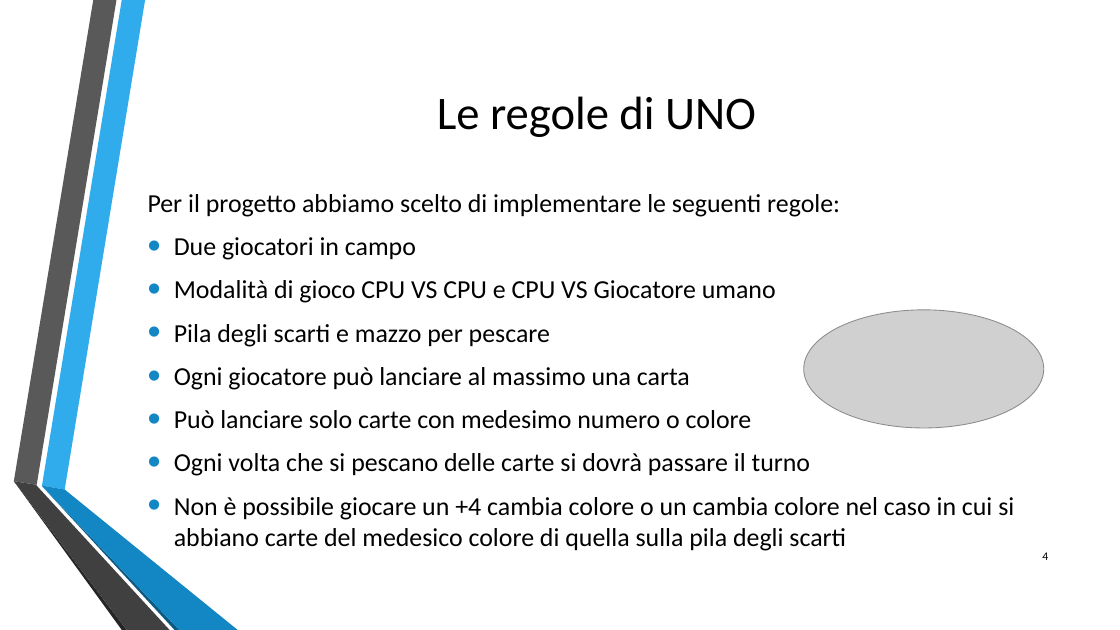
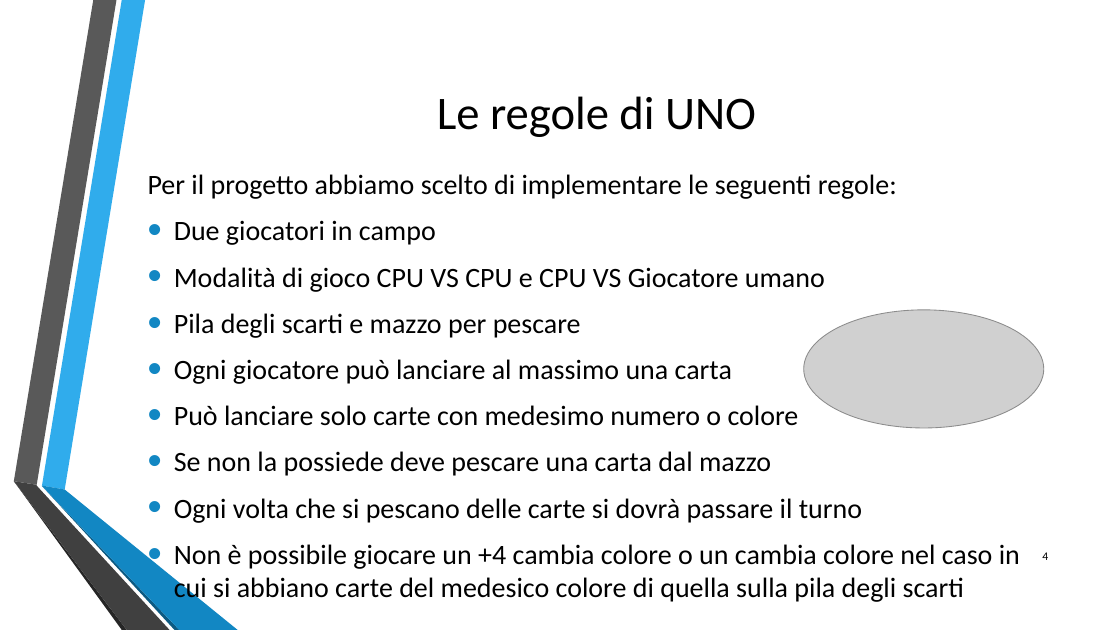
Before and after one commit to trueGek/artificial_intelligence, a slide deck: slide 4 of presentazione/Intelligenza Artificiale.pptx. Drawn at 1120x630 pixels with LibreOffice and Linux fonts; fonts in the diff are those of the drawing; grey boxes stand for pictures; background and template pictures are left out. Boxes give left, top, right and bottom in pixels: in the first picture for what was removed or moved away, otherwise in the second. Text is boxed around its words. In the diff, an @@ line names an element or a change of style, - is before the commit and + after.

```diff
--- a/presentazione/Intelligenza Artificiale.pptx
+++ b/presentazione/Intelligenza Artificiale.pptx
@@ text "Per il progetto abbiamo scelto ...": place and size @@
-text "Per il progetto abbiamo scelto ..." at [148,194,1014,551]
+text "Per il progetto abbiamo scelto ..." at [148,174,1020,604]
@@ text at [148,174,1020,604]: size 22.2 to 24 pt @@
@@ text at [174,451,771,476]: paragraph added @@
+• Se non la possiede deve pescare una carta dal mazzo
```
Also in this commit, not shown: 1 slide added, 1 other file.
